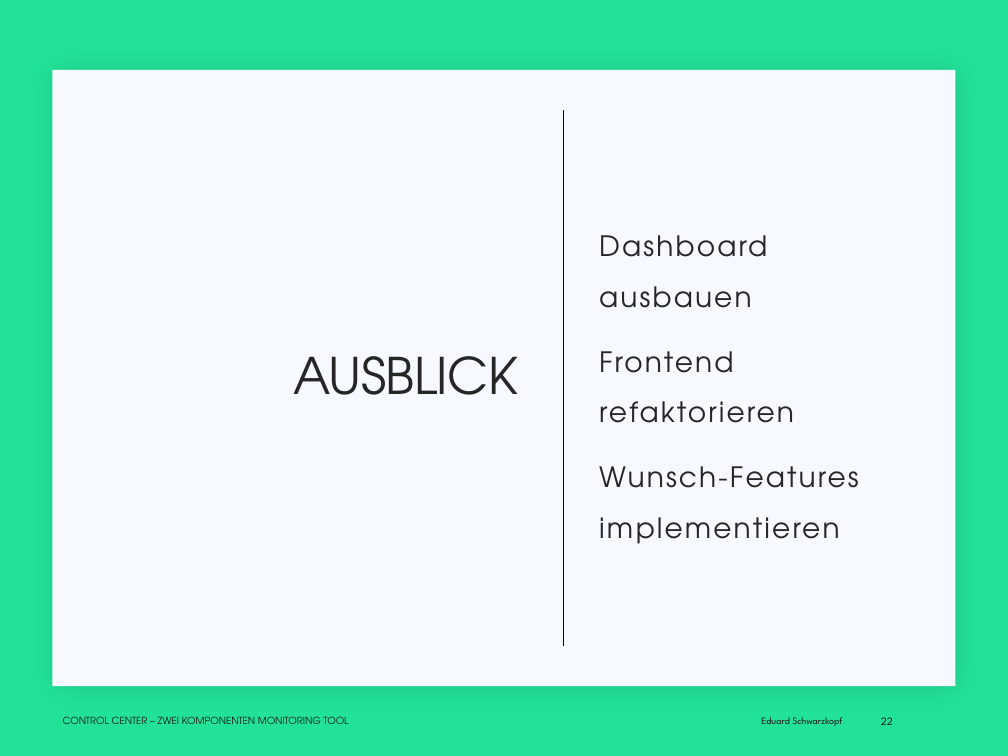
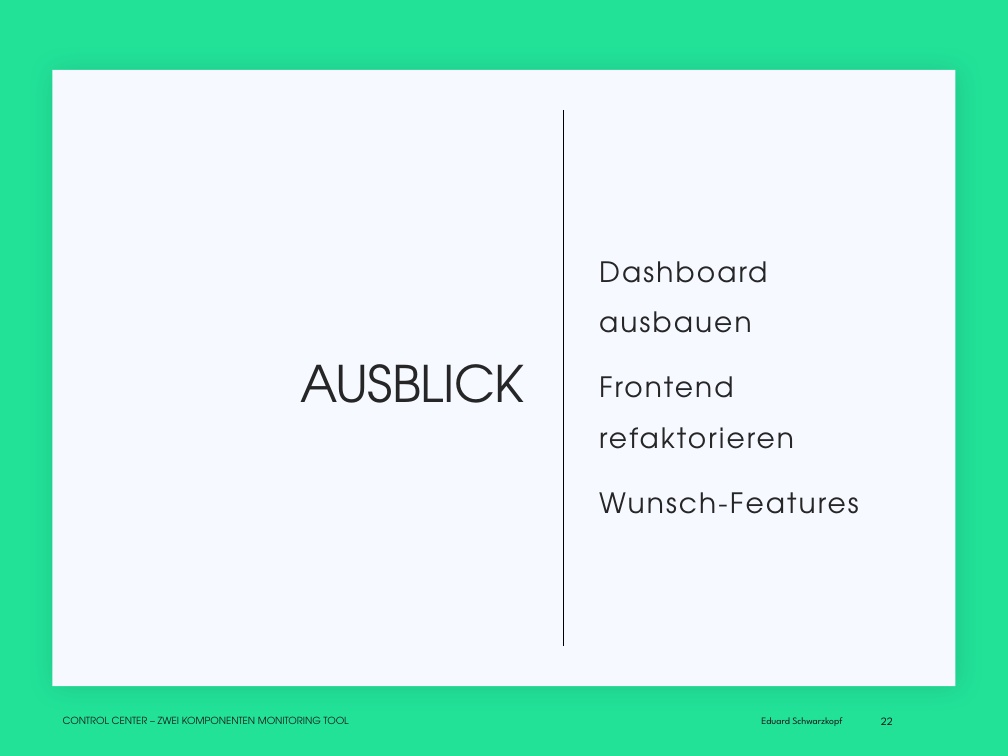
Before and after one commit to EduardSchwarzkopf/Abschlusspr-sentation, a slide deck: slide 22 of Abschluss_präsi.pptx. Drawn at 1008x756 pixels with LibreOffice and Linux fonts; fonts in the diff are those of the drawing; background and template pictures are left out. Boxes give left, top, right and bottom in pixels: in the first picture for what was removed or moved away, otherwise in the second. Text is boxed around its words. In the diff, an @@ line names an element or a change of style, - is before the commit and + after.

```diff
--- a/Abschluss_präsi.pptx
+++ b/Abschluss_präsi.pptx
@@ title "AUSBLICK": place and size @@
-title "AUSBLICK" at [293, 356, 518, 395]
+title "AUSBLICK" at [300, 364, 525, 403]
@@ text at [599, 492, 859, 514]: text changed @@
-Wunsch-Features implementieren
+Wunsch-Features
```
Also in this commit, not shown: 1 other slide changed.
